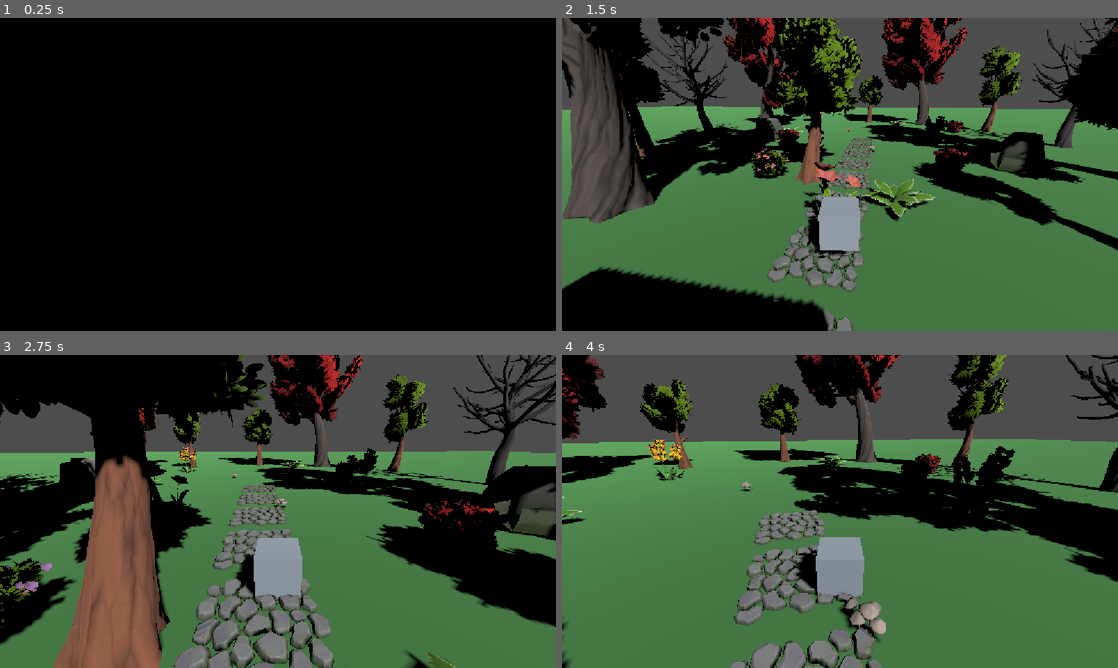
Above: before the commit, frames 1-4 (two rows, left to right).
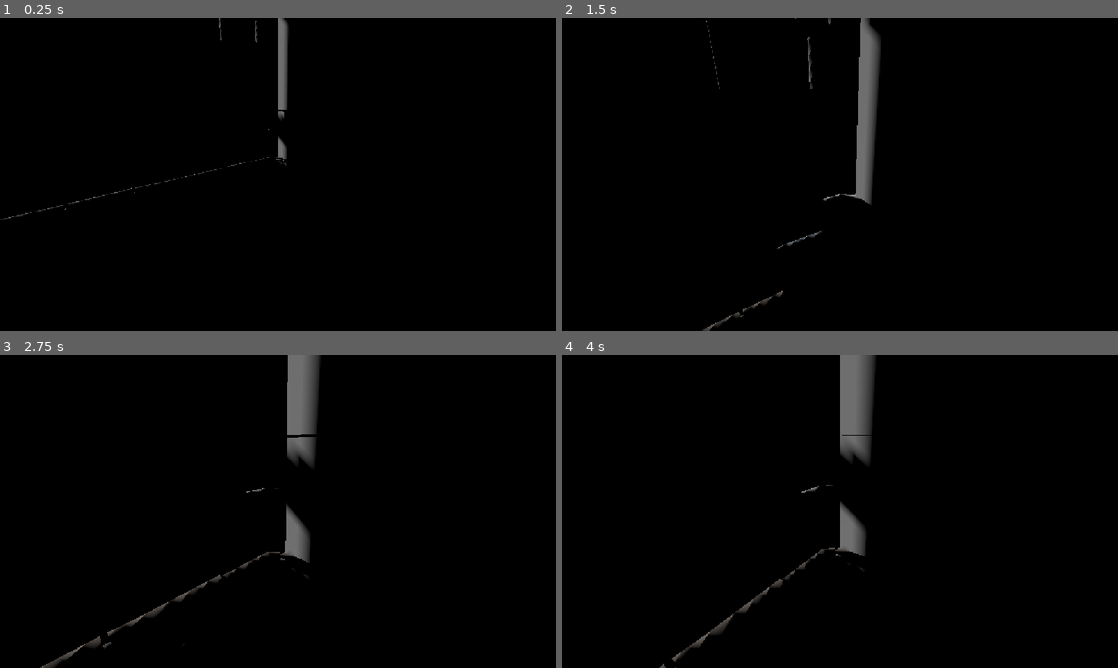
Above: after the commit, the same moments.

Repository: the-sdr/robots_game
Game: Godot game, scene res://scenes/world.tscn
Two runs of this game, one before a commit and one after it. Both use one fixed random seed, a clock stepped at 60 frames per second and the inputs below.
Inputs (mouse positions are in pixels of both pictures, inside the frame that each line leads up to):
- Up to frame 1 (0.25 s): no input
- Up to frame 2 (1.5 s): move the mouse to (867, 174) at 0.52 s; hold Mouse wheel up (zoom_in) 0.53-1.28 s; hold W (move_forward) from 0.53 s (still down); tap Space (jump) at 0.77 s; move the mouse to (812, 174) at 1.27 s; tap Mouse wheel down (zoom_out) at 1.35 s
- Up to frame 3 (2.75 s): keep holding W (move_forward); tap Space (jump) at 1.52 s; move the mouse to (289, 505) at 2.02 s; hold Mouse wheel up (zoom_in) from 2.03 s (still down)
- Up to frame 4 (4 s): keep holding W (move_forward); move the mouse to (834, 517) at 2.77 s; release Mouse wheel up (zoom_in) at 2.78 s; tap Mouse wheel down (zoom_out) at 2.85 s; tap Space (jump) at 3.02, 3.77 s; move the mouse to (878, 514) at 3.52 s; hold Mouse wheel up (zoom_in) from 3.53 s (still down)

The runs differ from the first frame. In frame 1, 0.8% of the frame differs, in the area x 0-52%, y 0-65%; in frame 2, 70%; in frame 3, 69%; in frame 4, 82%, in the area x 0-100%, y 0-100%.

Commit message:
Fixed camera seeing outside walls while player is indoors, changed from ray to sphere - manual

Diff:
--- a/scenes/player.tscn
+++ b/scenes/player.tscn
@@ -33,5 +33,5 @@
 transform = Transform3D(1, 0, 0, 0, 0.939693, 0.34202, 0, -0.34202, 0.939693, 0, 0, 0)
 
 [node name="Camera3D" type="Camera3D" parent="CameraRig/CameraArm"]
-transform = Transform3D(1, 0, 0, 0, 1, 0, 0, 0, 1, 0, 0, 4)
+transform = Transform3D(1, 0, 0, 0, 1, 0, 0, 0, 1, 0, 0, 2)
 current = true
--- a/scenes/world.tscn
+++ b/scenes/world.tscn
@@ -26,6 +26,18 @@
 
 [sub_resource type="BoxShape3D" id="BoxShape3D_floor"]
 size = Vector3(200, 0.2, 200)
+
+[sub_resource type="BoxShape3D" id="BoxShape3D_house_side"]
+size = Vector3(0.2, 4.18, 5.44)
+
+[sub_resource type="BoxShape3D" id="BoxShape3D_house_far"]
+size = Vector3(5.39, 4.18, 0.2)
+
+[sub_resource type="BoxShape3D" id="BoxShape3D_house_near_seg"]
+size = Vector3(1.99, 4.18, 0.2)
+
+[sub_resource type="BoxShape3D" id="BoxShape3D_house_ceiling"]
+size = Vector3(5.6, 0.2, 5.6)
 
 [node name="World" type="Node3D" unique_id=1237908528]
 
@@ -44,12 +56,38 @@
 shadow_enabled = true
 
 [node name="Player" parent="." unique_id=821479118 instance=ExtResource("1")]
-transform = Transform3D(1, 0, 0, 0, 1, 0, 0, 0, 1, 0, 1, -7.3)
+transform = Transform3D(-0.73899865, 0, 0.6737068, 0, 1, 0, -0.6737068, 0, -0.73899865, -0.93140256, 0.1018011, -4.322591)
 
 [node name="House" parent="." unique_id=2060891932 instance=ExtResource("2")]
 transform = Transform3D(-2.5, 0, -2.1855695e-07, 0, 2.5, 0, 2.1855695e-07, 0, -2.5, 0, 0, -5)
 script = ExtResource("17")
 
+[node name="HouseCollision" type="StaticBody3D" parent="." unique_id=88086202]
+
+[node name="WallWest" type="CollisionShape3D" parent="HouseCollision" unique_id=327986017]
+transform = Transform3D(1, 0, 0, 0, 1, 0, 0, 0, 1, -2.69, 2.09, -5.025)
+shape = SubResource("BoxShape3D_house_side")
+
+[node name="WallEast" type="CollisionShape3D" parent="HouseCollision" unique_id=474824885]
+transform = Transform3D(1, 0, 0, 0, 1, 0, 0, 0, 1, 2.69, 2.09, -5.025)
+shape = SubResource("BoxShape3D_house_side")
+
+[node name="WallFar" type="CollisionShape3D" parent="HouseCollision" unique_id=2073607531]
+transform = Transform3D(1, 0, 0, 0, 1, 0, 0, 0, 1, 0, 2.09, -2.31)
+shape = SubResource("BoxShape3D_house_far")
+
+[node name="WallNearLeft" type="CollisionShape3D" parent="HouseCollision" unique_id=1625292939]
+transform = Transform3D(1, 0, 0, 0, 1, 0, 0, 0, 1, -1.695, 2.09, -7.74)
+shape = SubResource("BoxShape3D_house_near_seg")
+
+[node name="WallNearRight" type="CollisionShape3D" parent="HouseCollision" unique_id=214511905]
+transform = Transform3D(1, 0, 0, 0, 1, 0, 0, 0, 1, 1.695, 2.09, -7.74)
+shape = SubResource("BoxShape3D_house_near_seg")
+
+[node name="Ceiling" type="CollisionShape3D" parent="HouseCollision" unique_id=933619733]
+transform = Transform3D(1, 0, 0, 0, 1, 0, 0, 0, 1, 0, 4.18, -5.025)
+shape = SubResource("BoxShape3D_house_ceiling")
+
 [node name="PathTile1" parent="." unique_id=1720402820 instance=ExtResource("9")]
 transform = Transform3D(1, 0, 0, 0, 1, 0, 0, 0, 1, 0, 0, -8)
 
--- a/scripts/house_setup.gd
+++ b/scripts/house_setup.gd
@@ -7,7 +7,6 @@
 	var meshes: Array[MeshInstance3D] = []
 	_collect_meshes(self, meshes)
 	for mesh_instance in meshes:
-		mesh_instance.create_multiple_convex_collisions()
 		_fix_material(mesh_instance, texture)
 
 func _collect_meshes(node: Node, out: Array[MeshInstance3D]) -> void:
--- a/scripts/player.gd
+++ b/scripts/player.gd
@@ -11,8 +11,10 @@
 const ZOOM_MIN = 1.5
 const ZOOM_MAX = 8.0
 const ZOOM_STEP = 0.5
-const ZOOM_DEFAULT = 4.0
+const ZOOM_DEFAULT = 2.0
 const CAMERA_COLLISION_MARGIN = 0.3
+const CAMERA_ZOOM_SMOOTHING = 10.0
+const CAMERA_PROBE_RADIUS = 0.3
 
 @onready var visual: Node3D = $Visual
 @onready var camera_rig: Node3D = $CameraRig
@@ -20,9 +22,12 @@
 @onready var camera: Camera3D = $CameraRig/CameraArm/Camera3D
 
 var target_zoom := ZOOM_DEFAULT
+var _camera_probe_shape: SphereShape3D
 
 func _ready() -> void:
 	Input.mouse_mode = Input.MOUSE_MODE_CAPTURED
+	_camera_probe_shape = SphereShape3D.new()
+	_camera_probe_shape.radius = CAMERA_PROBE_RADIUS
 
 func _unhandled_input(event: InputEvent) -> void:
 	if event is InputEventMouseMotion:
@@ -39,21 +44,26 @@
 	camera_arm.rotate_x(pitch_delta)
 	camera_arm.rotation.x = clamp(camera_arm.rotation.x, PITCH_MIN, PITCH_MAX)
 
-func _update_camera_distance() -> void:
+func _update_camera_distance(delta: float) -> void:
 	var pivot_pos: Vector3 = camera_arm.global_transform.origin
 	var back_dir: Vector3 = camera_arm.global_transform.basis.z
-	var desired_pos: Vector3 = pivot_pos + back_dir * target_zoom
+	var motion: Vector3 = back_dir * target_zoom
+
+	var query := PhysicsShapeQueryParameters3D.new()
+	query.shape = _camera_probe_shape
+	query.transform = Transform3D(Basis(), pivot_pos)
+	query.motion = motion
+	query.exclude = [get_rid()]
 
 	var space_state := get_world_3d().direct_space_state
-	var query := PhysicsRayQueryParameters3D.create(pivot_pos, desired_pos)
-	query.exclude = [get_rid()]
-	var result := space_state.intersect_ray(query)
+	var result := space_state.cast_motion(query)
+	var safe_fraction: float = result[0] if result.size() > 0 else 1.0
 
-	var safe_distance := target_zoom
-	if result:
-		safe_distance = max(pivot_pos.distance_to(result.position) - CAMERA_COLLISION_MARGIN, 0.5)
+	var safe_distance: float = max(target_zoom * safe_fraction - CAMERA_COLLISION_MARGIN, 0.5)
 
-	camera.position = Vector3(0, 0, safe_distance)
+	var smoothing: float = clamp(CAMERA_ZOOM_SMOOTHING * delta, 0.0, 1.0)
+	var new_distance: float = lerp(camera.position.z, safe_distance, smoothing)
+	camera.position = Vector3(0, 0, new_distance)
 
 func _physics_process(delta: float) -> void:
 	if not is_on_floor():
@@ -85,4 +95,4 @@
 		visual.rotation.y = lerp_angle(visual.rotation.y, target_angle, TURN_SPEED * delta)
 
 	move_and_slide()
-	_update_camera_distance()
+	_update_camera_distance(delta)
Not shown: 1 places in scenes/world.tscn that only renumber resources
